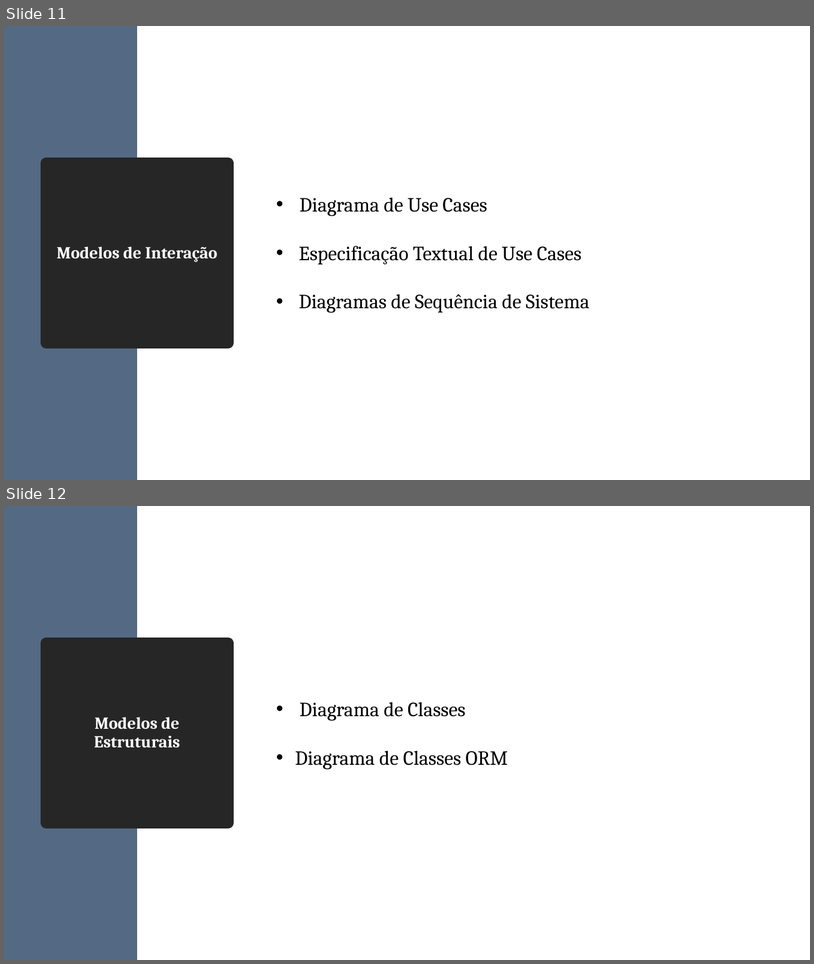
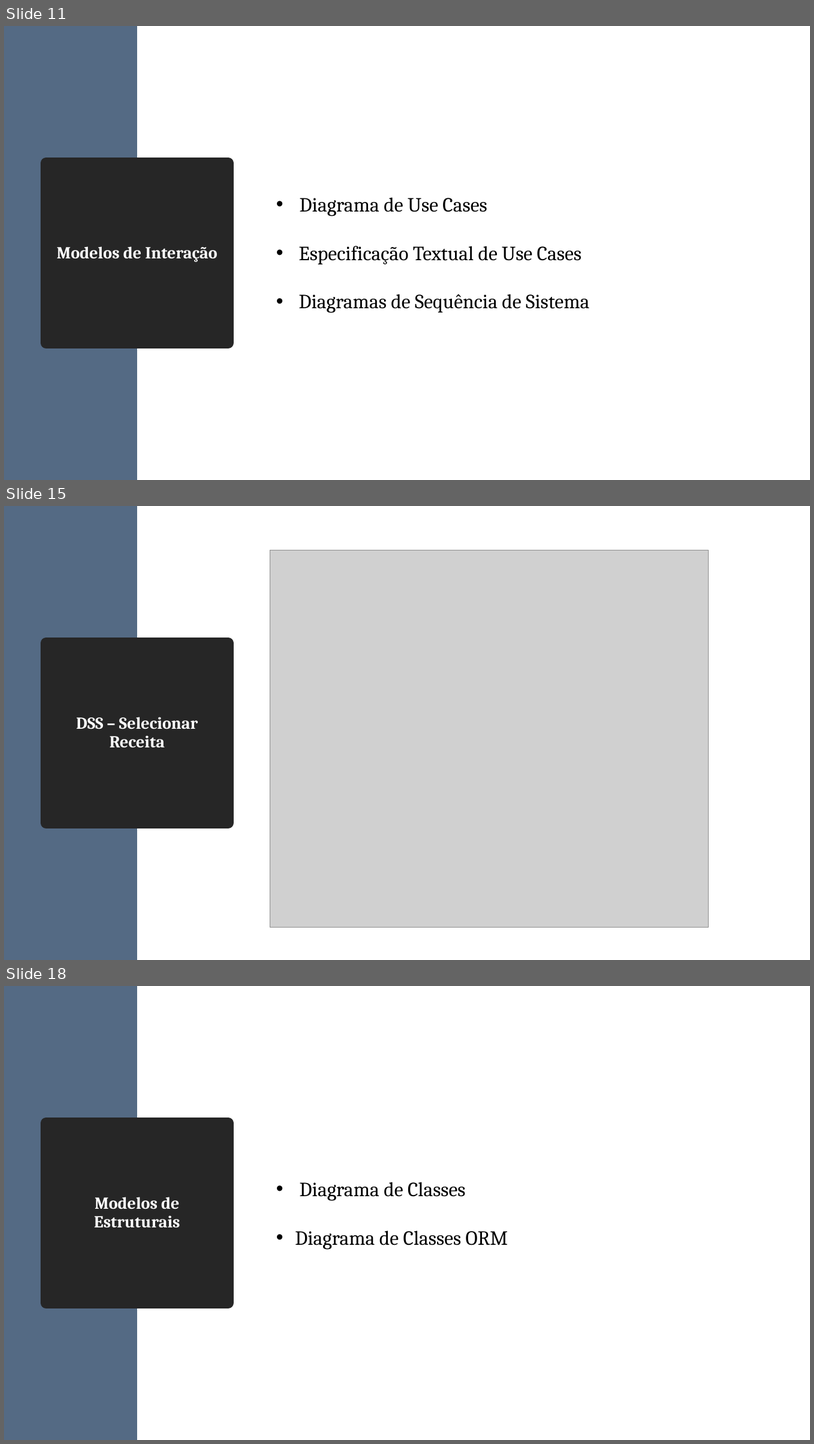
Before and after one commit to diogofbraga/MyChef, a slide deck: Especificacao/FeelItaly.pptx. Shown one above the other, each under a label of ours: slides 11 and 12 before the commit, slides 11, 15 and 18 after it; the slides between them are not shown. The pictures are 814x964 and 814x1444 pixels, drawn with LibreOffice and Linux fonts; fonts in the diff are those of the drawing; grey boxes stand for pictures. Boxes give left, top, right and bottom in pixels: in the first picture for what was removed or moved away, otherwise in the second. Text is boxed around its words. In the diff, an @@ line names an element or a change of style, - is before the commit and + after.

```diff
--- a/Especificacao/FeelItaly.pptx
+++ b/Especificacao/FeelItaly.pptx
@@ slide 15 added at box(4, 506, 810, 960), background #FFFFFF @@
@@ rectangle added at box(4, 506, 137, 960), fill #546A84 @@
@@ picture added at box(270, 550, 709, 927) @@
@@ title added at box(47, 643, 228, 822), fill #262626, outline #262626 13.75 pt, 20 pt, text #FFFFFF, bold @@
+DSS – Selecionar Receita
@@ what was slide 12 is now slide 18 @@
```
Also in this commit, not shown: 3 slides changed, 18 other slides added.
